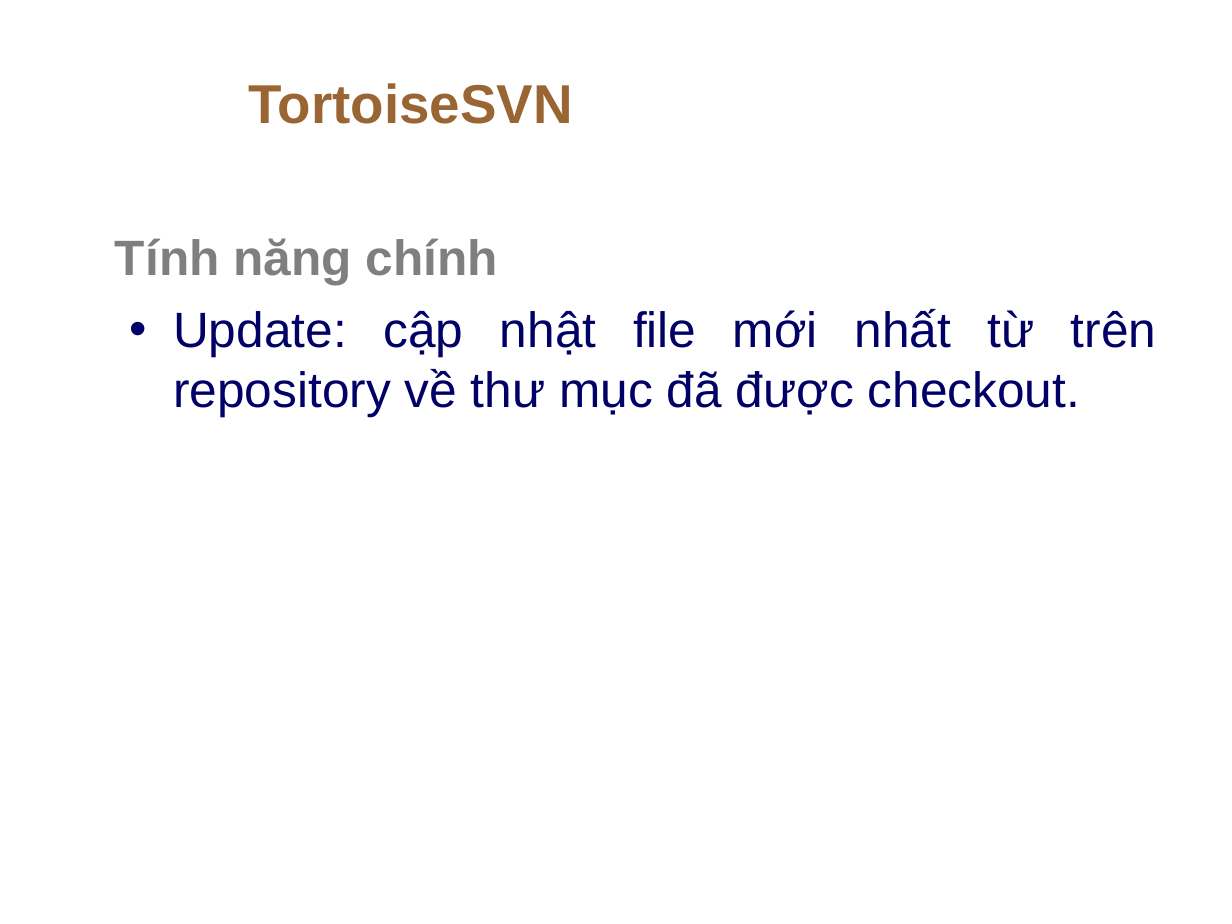
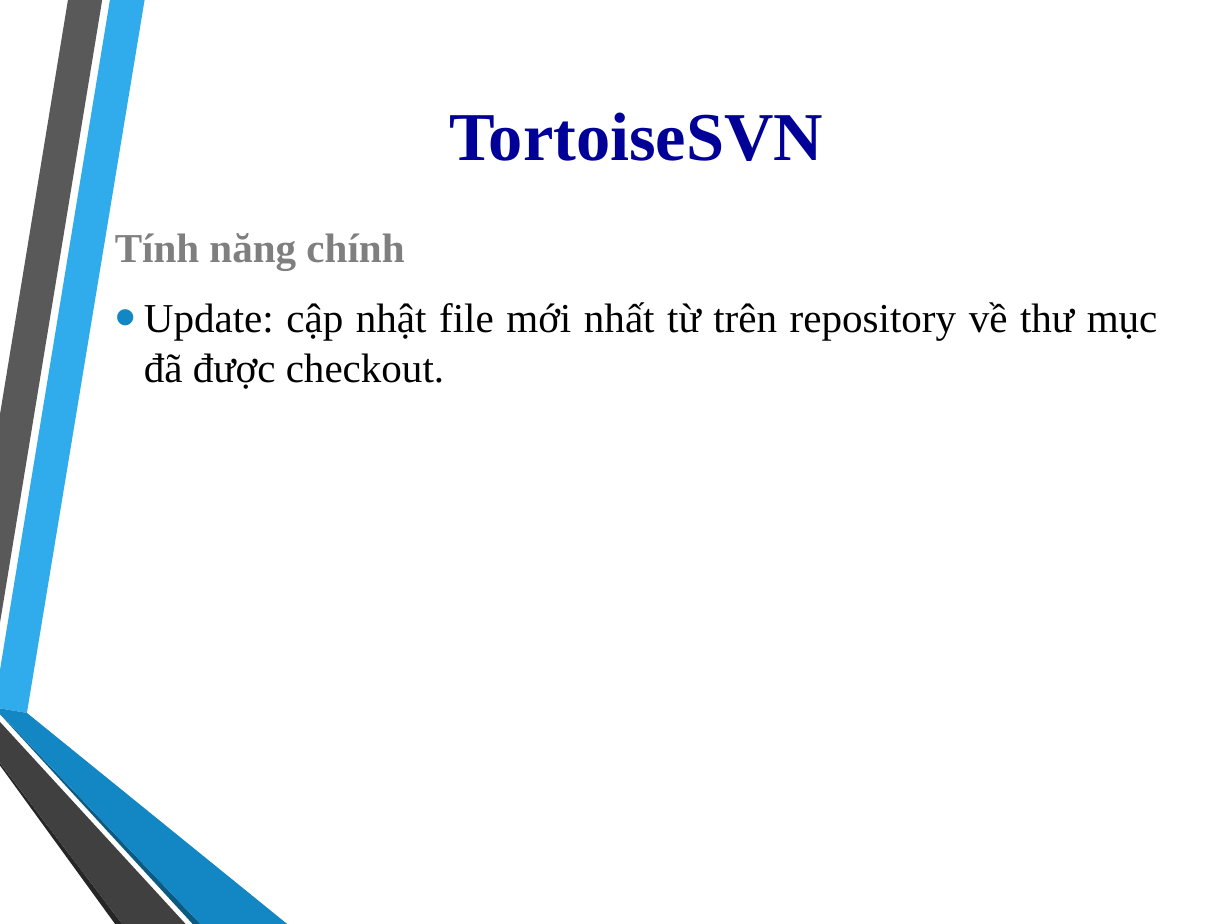
Before and after one commit to thanhphi0127/manager-configuration, a slide deck: slide 8 of doc/baitapso1/NHOM5_BAOCAO_BT1.ppt. Drawn at 1232x924 pixels with LibreOffice and Linux fonts; fonts in the diff are those of the drawing; background and template pictures are left out. Boxes give left, top, right and bottom in pixels: in the first picture for what was removed or moved away, otherwise in the second. Text is boxed around its words. In the diff, an @@ line names an element or a change of style, - is before the commit and + after.

```diff
--- a/doc/baitapso1/NHOM5_BAOCAO_BT1.ppt
+++ b/doc/baitapso1/NHOM5_BAOCAO_BT1.ppt
@@ title "TortoiseSVN": place and size @@
-title "TortoiseSVN" at box(248, 83, 572, 124)
+title "TortoiseSVN" at box(450, 112, 823, 161)
@@ title "TortoiseSVN" at box(450, 112, 823, 161): size 32 to 40 pt, font Arial to Times New Roman, text colour #996633 to #000099; alignment left to centre @@
@@ text "Tính năng chính" at box(115, 233, 1158, 389): size 29 to 24 pt, font Arial to Times New Roman; text colour #000066 to #000000 in "Update: cập nhật file mới nhất từ ..."; more space between paragraphs; bullet colour #000066 to #1287C3; vertical alignment top to middle @@
@@ group added at box(0, 0, 287, 924): 6 freeform shapes @@
```
Also in this commit, not shown: 13 other slides changed, 2 slides added, 2 slides removed.
